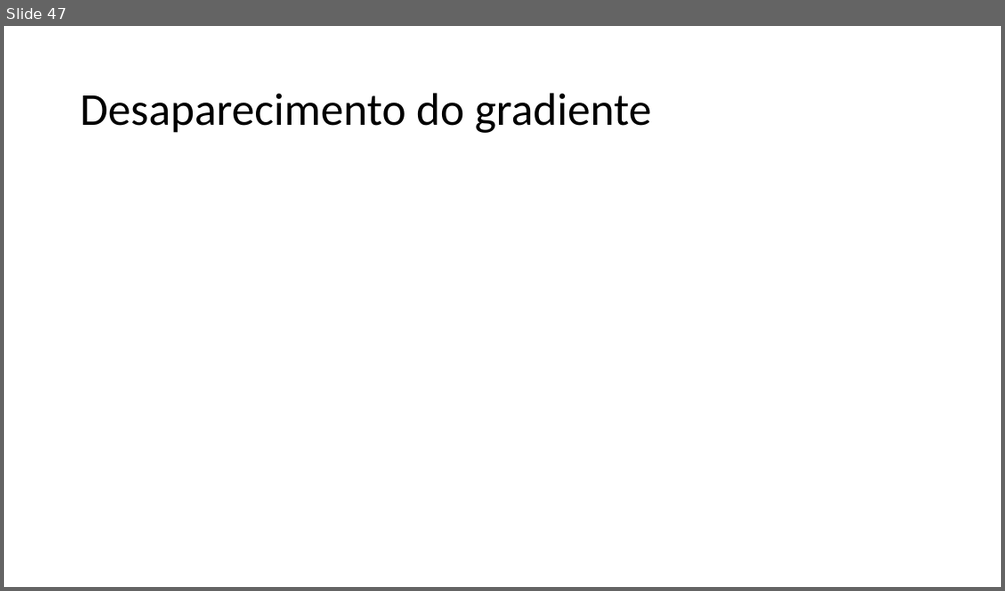
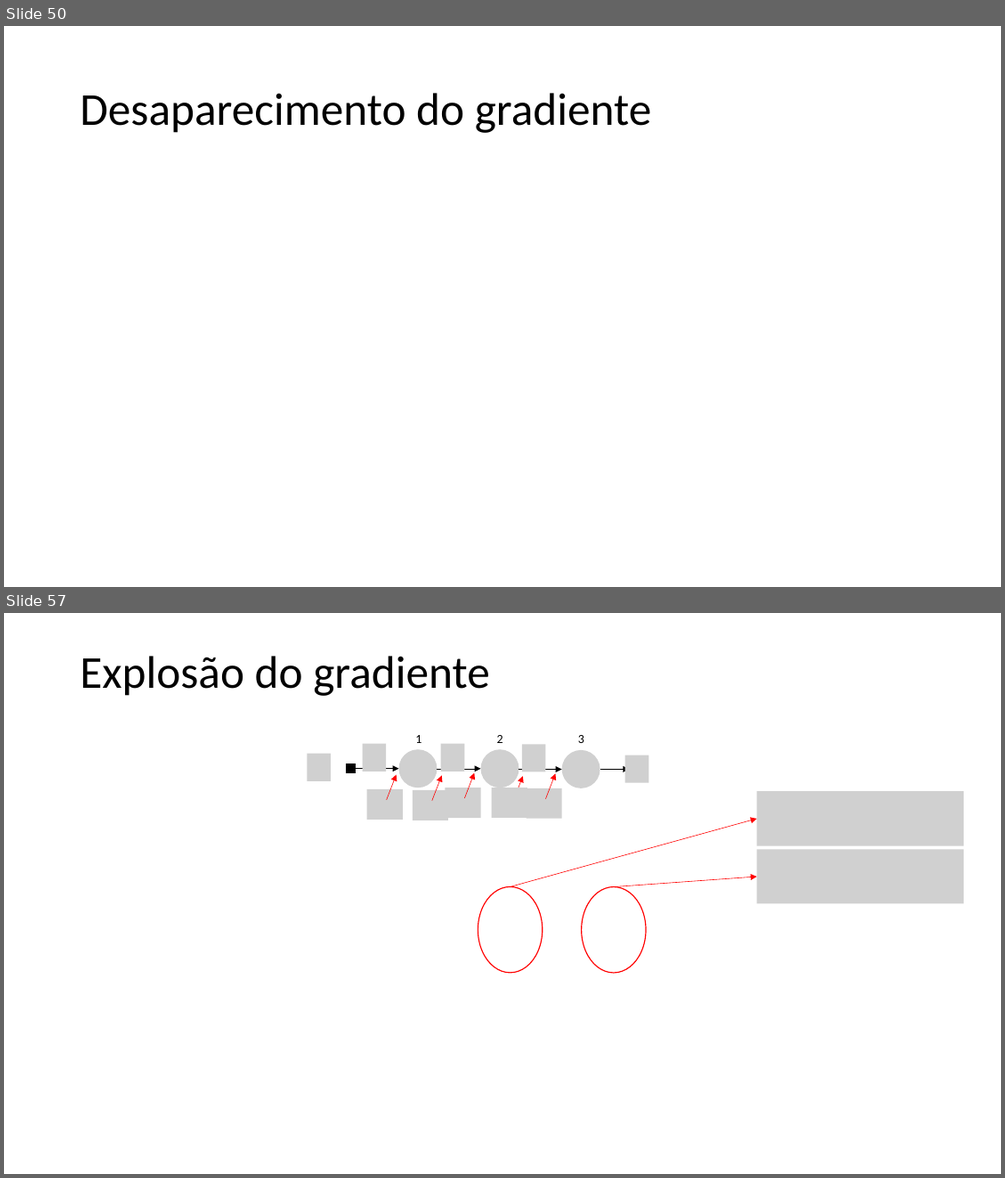
Before and after one commit to zz4fap/c24_inteligencia_artificial, a slide deck: slides/C24_MLP.pptx. Shown one above the other, each under a label of ours: slide 47 before the commit, slides 50 and 57 after it; the slides between them are not shown. The pictures are 1005x591 and 1005x1178 pixels, drawn with LibreOffice and Linux fonts; fonts in the diff are those of the drawing; grey boxes stand for pictures. Boxes give left, top, right and bottom in pixels: in the first picture for what was removed or moved away, otherwise in the second. Text is boxed around its words. In the diff, an @@ line names an element or a change of style, - is before the commit and + after.

```diff
--- a/slides/C24_MLP.pptx
+++ b/slides/C24_MLP.pptx
@@ slide 57 added at (x1=4, y1=613, x2=1001, y2=1174), background #FFFFFF @@
@@ title added at (x1=80, y1=656, x2=490, y2=696), 44 pt, text #000000 @@
+Explosão do gradiente
@@ group added at (x1=307, y1=735, x2=649, y2=820): 13 pictures, 9 arrows, 3 texts, 1 rectangle @@
+1
+2
+3
@@ picture added at (x1=757, y1=791, x2=964, y2=845) @@
@@ arrow added from (510, 887) to (757, 819), #FF0000 0.5 pt @@
@@ picture added at (x1=757, y1=850, x2=964, y2=904) @@
@@ arrow added from (614, 887) to (757, 876), #FF0000 0.5 pt @@
@@ ellipse added at (x1=478, y1=887, x2=542, y2=973), outline #FF0000 1 pt @@
@@ ellipse added at (x1=582, y1=887, x2=646, y2=973), outline #FF0000 1 pt @@
@@ what was slide 47 is now slide 50 @@
```
Also in this commit, not shown: 1 slide changed, 11 other slides added, 4 slides removed.
